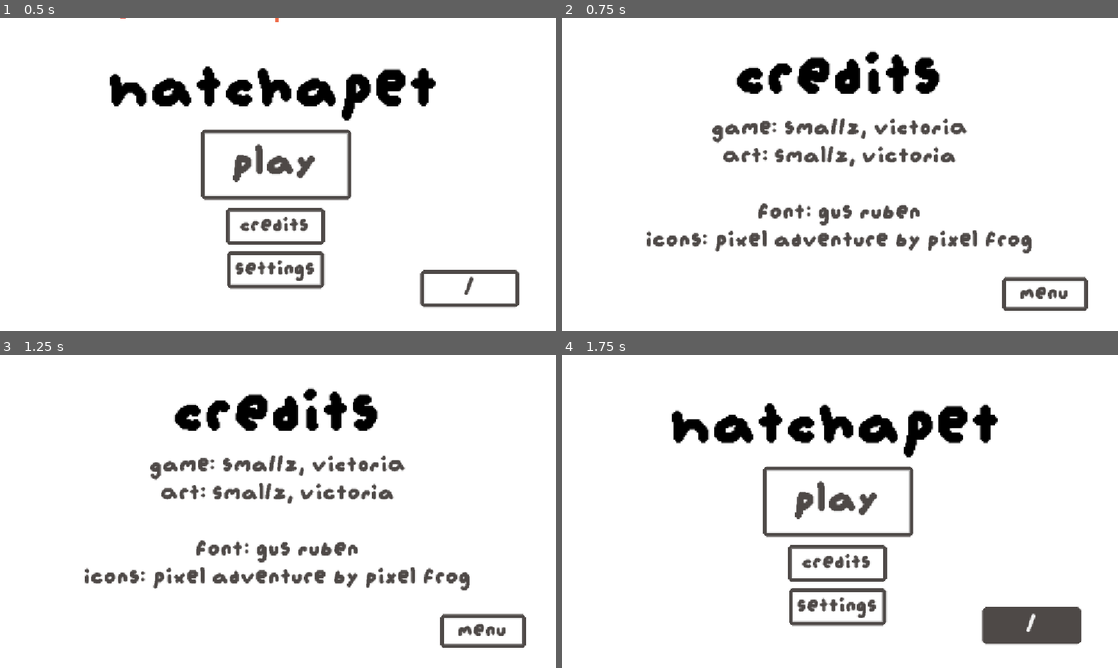
Above: before the commit, frames 1-4 (two rows, left to right).
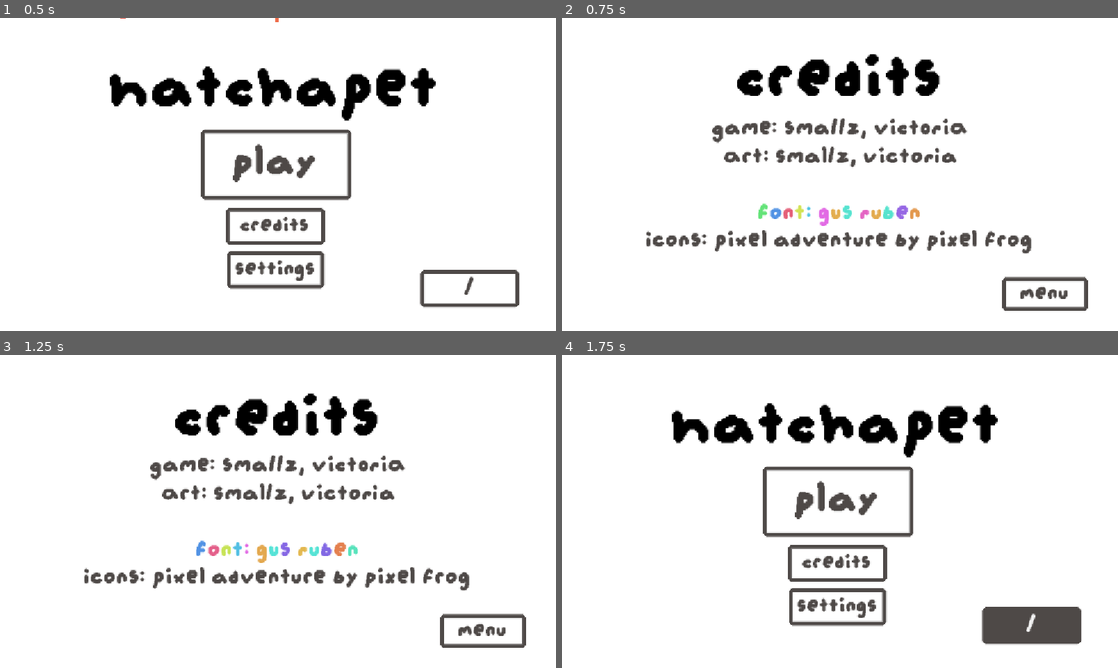
Above: after the commit, the same moments.

Repository: smallzdev/Tomagotchi-game
Game: Godot game, scene res://scenes/menus/main_menu.tscn
Two runs of this game, one before a commit and one after it. Both use one fixed random seed, a clock stepped at 60 frames per second and the inputs below.
Inputs:
- Up to frame 1 (0.5 s): no input
- Up to frame 2 (0.75 s): click "Credits" at 0.5 s
- Up to frame 3 (1.25 s): no input
- Up to frame 4 (1.75 s): click "menu" at 1.25 s

Frame 1 is identical in both runs. In frame 2, 3.0% of the frame differs, in the area x 15-85%, y 10-76%; in frame 3, 3.6%; in frame 4, nothing differs.

Commit message:
added rainbow into credits
ignroe how this took so long... i was trying to find a more clever solution but i gave up

Diff:
--- /dev/null
+++ b/scenes/menus/credits.gd
@@ -0,0 +1,19 @@
+extends RichTextLabel
+
+
+# Called when the node enters the scene tree for the first time.
+func _ready() -> void:
+	self.text = "[wave amp=120 freq=3]credits[/wave]"
+	mouse_entered.connect(_on_mouse_entered)
+	mouse_exited.connect(_on_mouse_exited)
+
+
+# Called every frame. 'delta' is the elapsed time since the previous frame.
+func _process(delta: float) -> void:
+	pass
+
+func _on_mouse_entered() -> void:
+	self.text = "[rainbow freq=.6 sat=0.7 val=0.9]credits[/rainbow]"
+
+func _on_mouse_exited() -> void:
+	self.text = "[wave amp=120 freq=3]credits[/wave]"
--- a/scenes/menus/credits.tscn
+++ b/scenes/menus/credits.tscn
@@ -2,6 +2,11 @@
 
 [ext_resource type="FontFile" uid="uid://dyibl4resr8wn" path="res://Resources/font/augiepixel.ttf" id="1_b2mra"]
 [ext_resource type="Script" uid="uid://dhismqn5ngu3j" path="res://scripts/menu_button.gd" id="2_iiqlc"]
+[ext_resource type="Script" uid="uid://k3a23bkfgaec" path="res://scenes/menus/credits.gd" id="3_b2mra"]
+[ext_resource type="Script" uid="uid://c1cjk5jwxxk4v" path="res://scenes/menus/rainbowcredits/actualcredits.gd" id="4_xlnvo"]
+[ext_resource type="Script" uid="uid://cjppbsxne0wk2" path="res://scenes/menus/rainbowcredits/actualcredits_2.gd" id="5_h70dw"]
+[ext_resource type="Script" uid="uid://o4bpwvnm4dck" path="res://scenes/menus/rainbowcredits/actualcredits_3.gd" id="6_q5tt2"]
+[ext_resource type="Script" uid="uid://cw8yqhkwsy0qq" path="res://scenes/menus/rainbowcredits/actualcredits_4.gd" id="7_wr0bx"]
 
 [sub_resource type="CanvasTexture" id="CanvasTexture_yrcfj"]
 specular_color = Color(0.95686275, 0.95686275, 0.95686275, 1)
@@ -44,6 +49,7 @@
 texture = SubResource("CanvasTexture_yrcfj")
 
 [node name="menuTitle" type="Label" parent="." unique_id=86922963]
+visible = false
 offset_left = 1.0
 offset_top = 55.0
 offset_right = 1156.0
@@ -70,6 +76,7 @@
 script = ExtResource("2_iiqlc")
 
 [node name="creditsLabel" type="Label" parent="." unique_id=1460375826]
+visible = false
 offset_left = 5.0
 offset_top = 202.0
 offset_right = 1149.0
@@ -84,3 +91,81 @@
 Icons: Pixel Adventure by Pixel Frog"
 horizontal_alignment = 1
 autowrap_mode = 2
+
+[node name="credits" type="RichTextLabel" parent="." unique_id=1376701009]
+offset_left = 362.0
+offset_top = 54.0
+offset_right = 834.0
+offset_bottom = 199.0
+theme_override_colors/default_color = Color(0, 0, 0, 1)
+theme_override_fonts/normal_font = ExtResource("1_b2mra")
+theme_override_font_sizes/normal_font_size = 150
+bbcode_enabled = true
+text = "credits"
+script = ExtResource("3_b2mra")
+
+[node name="rainbowcredits" type="Node2D" parent="." unique_id=408892374]
+
+[node name="actualcredits" type="RichTextLabel" parent="rainbowcredits" unique_id=1253056813]
+offset_left = 298.0
+offset_top = 202.0
+offset_right = 856.0
+offset_bottom = 263.0
+theme_override_colors/default_color = Color(0.30588236, 0.28627452, 0.2784314, 1)
+theme_override_fonts/normal_font = ExtResource("1_b2mra")
+theme_override_font_sizes/normal_font_size = 56
+bbcode_enabled = true
+text = "Game: Smallz, Victoria"
+horizontal_alignment = 1
+script = ExtResource("4_xlnvo")
+
+[node name="actualcredits2" type="RichTextLabel" parent="rainbowcredits" unique_id=1716802646]
+offset_left = 300.0
+offset_top = 261.0
+offset_right = 858.0
+offset_bottom = 322.0
+theme_override_colors/default_color = Color(0.30588236, 0.28627452, 0.2784314, 1)
+theme_override_fonts/normal_font = ExtResource("1_b2mra")
+theme_override_font_sizes/normal_font_size = 56
+bbcode_enabled = true
+text = "Art: Smallz, Victoria"
+horizontal_alignment = 1
+script = ExtResource("5_h70dw")
+
+[node name="actualcredits3" type="RichTextLabel" parent="rainbowcredits" unique_id=411973272]
+offset_left = 298.0
+offset_top = 377.0
+offset_right = 856.0
+offset_bottom = 438.0
+theme_override_colors/default_color = Color(0.30588236, 0.28627452, 0.2784314, 1)
+theme_override_fonts/normal_font = ExtResource("1_b2mra")
+theme_override_font_sizes/normal_font_size = 56
+bbcode_enabled = true
+text = "Font: Gus Ruben"
+horizontal_alignment = 1
+script = ExtResource("6_q5tt2")
+
+[node name="actualcredits4" type="RichTextLabel" parent="rainbowcredits" unique_id=1474519655]
+offset_left = 109.0
+offset_top = 434.0
+offset_right = 1044.0
+offset_bottom = 495.0
+theme_override_colors/default_color = Color(0.30588236, 0.28627452, 0.2784314, 1)
+theme_override_fonts/normal_font = ExtResource("1_b2mra")
+theme_override_font_sizes/normal_font_size = 56
+bbcode_enabled = true
+text = "Icons: Pixel Adventure by Pixel Frog"
+horizontal_alignment = 1
+script = ExtResource("7_wr0bx")
+
+[connection signal="mouse_entered" from="credits" to="credits" method="_on_mouse_entered"]
+[connection signal="mouse_exited" from="credits" to="menuButton" method="_on_rich_text_label_mouse_exited"]
+[connection signal="mouse_exited" from="credits" to="credits" method="_on_mouse_exited"]
+[connection signal="mouse_entered" from="rainbowcredits/actualcredits" to="rainbowcredits/actualcredits" method="_on_mouse_entered"]
+[connection signal="mouse_exited" from="rainbowcredits/actualcredits" to="rainbowcredits/actualcredits" method="_on_mouse_exited"]
+[connection signal="mouse_entered" from="rainbowcredits/actualcredits2" to="rainbowcredits/actualcredits2" method="_on_mouse_entered"]
+[connection signal="mouse_exited" from="rainbowcredits/actualcredits2" to="rainbowcredits/actualcredits2" method="_on_mouse_exited"]
+[connection signal="mouse_entered" from="rainbowcredits/actualcredits3" to="rainbowcredits/actualcredits3" method="_on_mouse_entered"]
+[connection signal="mouse_exited" from="rainbowcredits/actualcredits3" to="rainbowcredits/actualcredits3" method="_on_mouse_exited"]
+[connection signal="mouse_entered" from="rainbowcredits/actualcredits4" to="rainbowcredits/actualcredits4" method="_on_mouse_entered"]
+[connection signal="mouse_exited" from="rainbowcredits/actualcredits4" to="rainbowcredits/actualcredits4" method="_on_mouse_exited"]
--- /dev/null
+++ b/scenes/menus/rainbowcredits/actualcredits.gd
@@ -0,0 +1,21 @@
+extends RichTextLabel
+
+var normaltext = "Game: Smallz, Victoria"
+
+# Called when the node enters the scene tree for the first time.
+func _ready() -> void:
+	mouse_entered.connect(_on_mouse_entered)
+	mouse_exited.connect(_on_mouse_exited)
+
+
+# Called every frame. 'delta' is the elapsed time since the previous frame.
+func _process(delta: float) -> void:
+	pass
+
+
+func _on_mouse_entered() -> void:
+	self.text = "[rainbow freq=.6 sat=0.7 val=0.9]Game: Smallz, Victoria[/rainbow]"
+
+
+func _on_mouse_exited() -> void:
+	text = normaltext
--- /dev/null
+++ b/scenes/menus/rainbowcredits/actualcredits_2.gd
@@ -0,0 +1,21 @@
+extends RichTextLabel
+
+var normaltext = "Art: Smallz, Victoria"
+
+# Called when the node enters the scene tree for the first time.
+func _ready() -> void:
+	mouse_entered.connect(_on_mouse_entered)
+	mouse_exited.connect(_on_mouse_exited)
+
+
+# Called every frame. 'delta' is the elapsed time since the previous frame.
+func _process(delta: float) -> void:
+	pass
+
+
+func _on_mouse_entered() -> void:
+	self.text = "[rainbow freq=.6 sat=0.7 val=0.9]Art: Smallz, Victoria[/rainbow]"
+
+
+func _on_mouse_exited() -> void:
+	text = normaltext
--- /dev/null
+++ b/scenes/menus/rainbowcredits/actualcredits_3.gd
@@ -0,0 +1,21 @@
+extends RichTextLabel
+
+var normaltext = "Font: Gus Ruben"
+
+# Called when the node enters the scene tree for the first time.
+func _ready() -> void:
+	mouse_entered.connect(_on_mouse_entered)
+	mouse_exited.connect(_on_mouse_exited)
+
+
+# Called every frame. 'delta' is the elapsed time since the previous frame.
+func _process(delta: float) -> void:
+	pass
+
+
+func _on_mouse_entered() -> void:
+	self.text = "[rainbow freq=.6 sat=0.7 val=0.9]Font: Gus Ruben[/rainbow]"
+
+
+func _on_mouse_exited() -> void:
+	text = normaltext
--- /dev/null
+++ b/scenes/menus/rainbowcredits/actualcredits_4.gd
@@ -0,0 +1,21 @@
+extends RichTextLabel
+
+var normaltext = "Icons: Pixel Adventure by Pixel Frog"
+
+# Called when the node enters the scene tree for the first time.
+func _ready() -> void:
+	mouse_entered.connect(_on_mouse_entered)
+	mouse_exited.connect(_on_mouse_exited)
+
+
+# Called every frame. 'delta' is the elapsed time since the previous frame.
+func _process(delta: float) -> void:
+	pass
+
+
+func _on_mouse_entered() -> void:
+	self.text = "[rainbow freq=.6 sat=0.7 val=0.9]Icons: Pixel Adventure by Pixel Frog[/rainbow]"
+
+
+func _on_mouse_exited() -> void:
+	text = normaltext
Not shown, added: scenes/menus/credits.gd.uid
Not shown, added: scenes/menus/rainbowcredits/actualcredits.gd.uid
Not shown, added: scenes/menus/rainbowcredits/actualcredits_2.gd.uid
Not shown, added: scenes/menus/rainbowcredits/actualcredits_3.gd.uid
Not shown, added: scenes/menus/rainbowcredits/actualcredits_4.gd.uid
